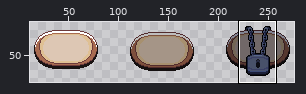
A sprite sheet gets an edit: images/ui/Buttons-Sheet.png. Above, an overview of the earlier version with the close-up marked.
Close-up. Earlier state:
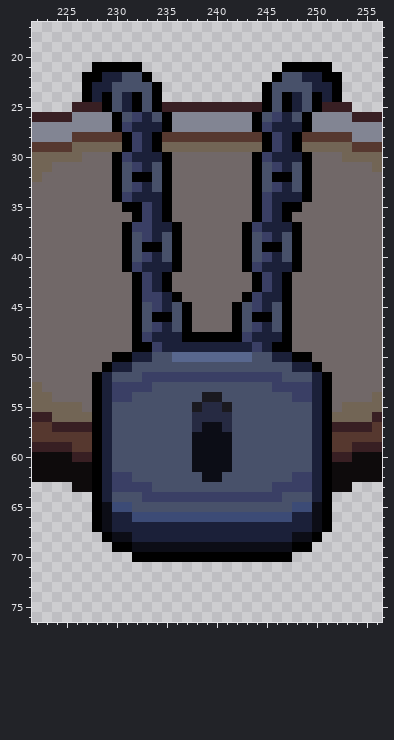
The file is 288x96 pixels. Shown: x 222..256, y 17..76. The wide view leaves out empty margins.
After:
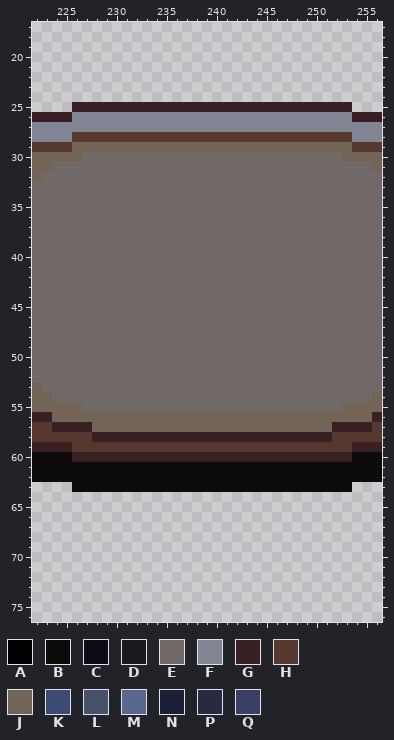
Palette (. is transparent): A #000000  B #0e0b0c  C #0c0d16  D #1a191f  E #716868  F #828593  G #381f23  H #56382f  J #726555  K #3c4b76  L #48516a  M #58678e  N #1b2039  P #262a42  Q #3a3f65
Difference:
y 21: x 228..232 AAAAA -> .....; x 247..251 AAAAA -> .....
y 22: x 227..233 AANNLLA -> .......; x 246..252 ALLNNAA -> .......
y 23: x 227..234 ANNLLLLA -> ........; x 245..252 ALLLLNNA -> ........
y 24: x 227..234 ANALNALA -> ........; x 245..252 ALANLANA -> ........
y 25: x 229..234 ALNALA -> GGGGGG; x 245..250 ALANLA -> GGGGGG
y 26: x 230..235 ALQNLA -> FFFFFF; x 244..249 ALQNLA -> FFFFFF
y 27: x 230..235 AQNNNA -> FFFFFF; x 244..249 AQNNNA -> FFFFFF
y 28: x 231..234 AQNA -> HHHH; x 245..248 AQNA -> HHHH
y 29: x 231..234 AQNA -> JJJJ; x 245..248 AQNA -> JJJJ
y 30: x 230..235 AQNNNA -> EEEEEE; x 244..249 AQNNNA -> EEEEEE
y 31: x 230..235 ALQNLA -> EEEEEE; x 244..249 ALQNLA -> EEEEEE
y 32: x 230..235 ALAALA -> EEEEEE; x 244..249 ALAALA -> EEEEEE
y 33: x 230..235 ALQNLA -> EEEEEE; x 244..249 ALQNLA -> EEEEEE
y 34: x 230..235 AQNNNA -> EEEEEE; x 244..249 AQNNNA -> EEEEEE
y 35: x 231..235 AAQNA -> EEEEE; x 244..248 AQNAA -> EEEEE
y 36: x 232..235 AQNA -> EEEE; x 244..247 AQNA -> EEEE
y 37: x 231..236 AQQNNA -> EEEEEE; x 243..248 AQNNNA -> EEEEEE
y 38: x 231..236 ALQNLA -> EEEEEE; x 243..248 ALQNLA -> EEEEEE
y 39: x 231..236 ALAALA -> EEEEEE; x 243..248 ALAALA -> EEEEEE
y 40: x 231..236 ALQNLA -> EEEEEE; x 243..248 ALQNLA -> EEEEEE
y 41: x 231..236 AQNNNA -> EEEEEE; x 243..248 AQNNNA -> EEEEEE
y 42..43: x 232..235 AQNA -> EEEE; x 244..247 AQNA -> EEEE
y 44: x 232..236 AQQNA -> EEEEE; x 243..247 AQNNA -> EEEEE
y 45: x 232..237 ALQNLA -> EEEEEE; x 242..247 ALQNLA -> EEEEEE
y 46: x 232..237 ALAALA -> EEEEEE; x 242..247 ALAALA -> EEEEEE
y 47: x 232..237 ALQNLA -> EEEEEE; x 242..247 ALQNLA -> EEEEEE
y 48: x 232..247 AQNNNAAAAAAQNNNA -> EEEEEEEEEEEEEEEE
y 49: x 232..247 AAQNNNNNNNNNQNAA -> EEEEEEEEEEEEEEEE
y 50: x 230..249 AANNLLMMMMMMMMLLNNAA -> EEEEEEEEEEEEEEEEEEEE
y 51: x 229..250 ANNLLLLLLLLLLLLLLLLNNA -> EEEEEEEEEEEEEEEEEEEEEE
y 52: x 228..251 ANLLLQQQQQQQQQQQQQQLLLNA -> EEEEEEEEEEEEEEEEEEEEEEEE
y 53: x 228..251 ANQQQQLLLLLLLLLLLLQQQQNA -> EEEEEEEEEEEEEEEEEEEEEEEE
y 54: x 228..251 ANQQLLLLLLLDDLLLLLLLQQNA -> EEEEEEEEEEEEEEEEEEEEEEEE
y 55: x 228..251 ANLLLLLLLLDPPDLLLLLLLLNA -> EEEEEEEEEEEEEEEEEEEEEEEE
y 56: x 228..251 ANLLLLLLLLPPPPLLLLLLLLNA -> JJJJJJJJJJJJJJJJJJJJJJJJ
y 57: x 228..251 ANLLLLLLLLPCCPLLLLLLLLNA -> JJJJJJJJJJJJJJJJJJJJJJJJ
y 58: x 228..251 ANLLLLLLLLCCCCLLLLLLLLNA -> GGGGGGGGGGGGGGGGGGGGGGGG
y 59: x 228..251 ANLLLLLLLLCCCCLLLLLLLLNA -> HHHHHHHHHHHHHHHHHHHHHHHH
y 60: x 228..251 ANLLLLLLLLCCCCLLLLLLLLNA -> GGGGGGGGGGGGGGGGGGGGGGGG
y 61: x 228..251 ANLLLLLLLLCCCCLLLLLLLLNA -> BBBBBBBBBBBBBBBBBBBBBBBB
y 62: x 228..251 ANQQLLLLLLLCCLLLLLLLQQNA -> BBBBBBBBBBBBBBBBBBBBBBBB
y 63: x 228..251 ANQQQQLLLLLLLLLLLLQQQQNA -> BBBBBBBBBBBBBBBBBBBBBBBB
y 64: x 228..251 ANLLLQQQQQQQQQQQQQQLLLNA -> ........................
y 65: x 228..251 ACKKLLLLLLLLLLLLLLLLKKCA -> ........................
y 66: x 228..251 ACNNKKKKKKKKKKKKKKKKNNCA -> ........................
y 67: x 228..251 ACNNNNNNNNNNNNNNNNNNNNCA -> ........................
y 68: x 229..250 ACCNNNNNNNNNNNNNNNNCCA -> ......................
y 69: x 230..249 AACCCCCCCCCCCCCCCCAA -> ....................
y 70: x 232..247 AAAAAAAAAAAAAAAA -> ................
Pixel boxes of the changes (left, top, right, bottom) in both close-ups:
changed: (82, 62, 342, 562)
